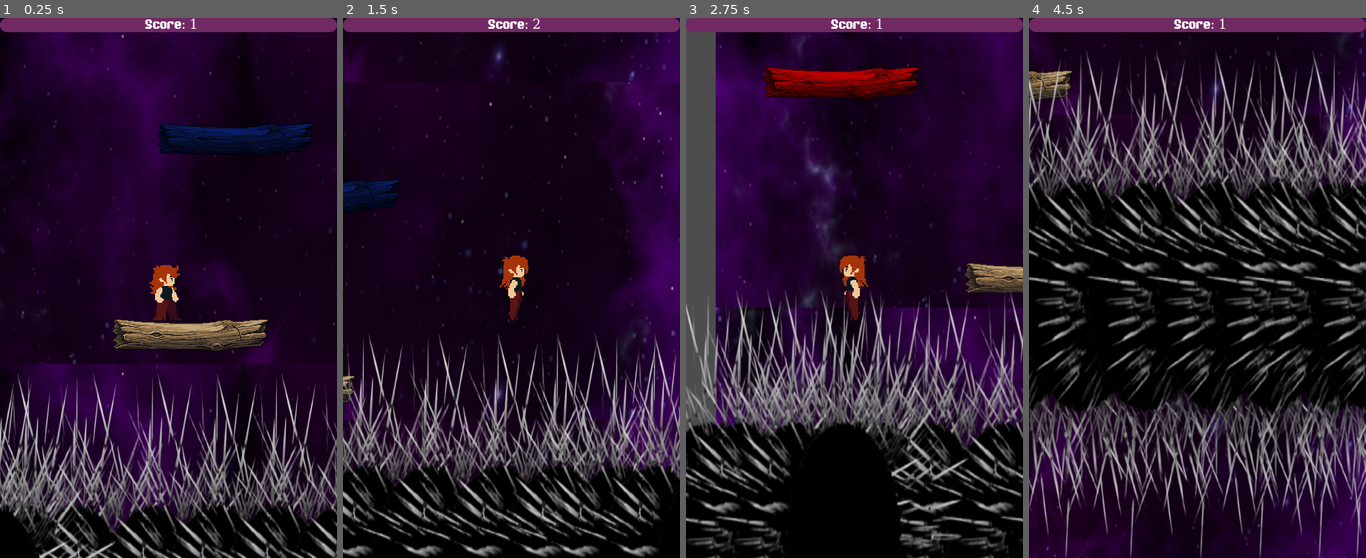
Above: before the commit, frames 1-4 (left to right).
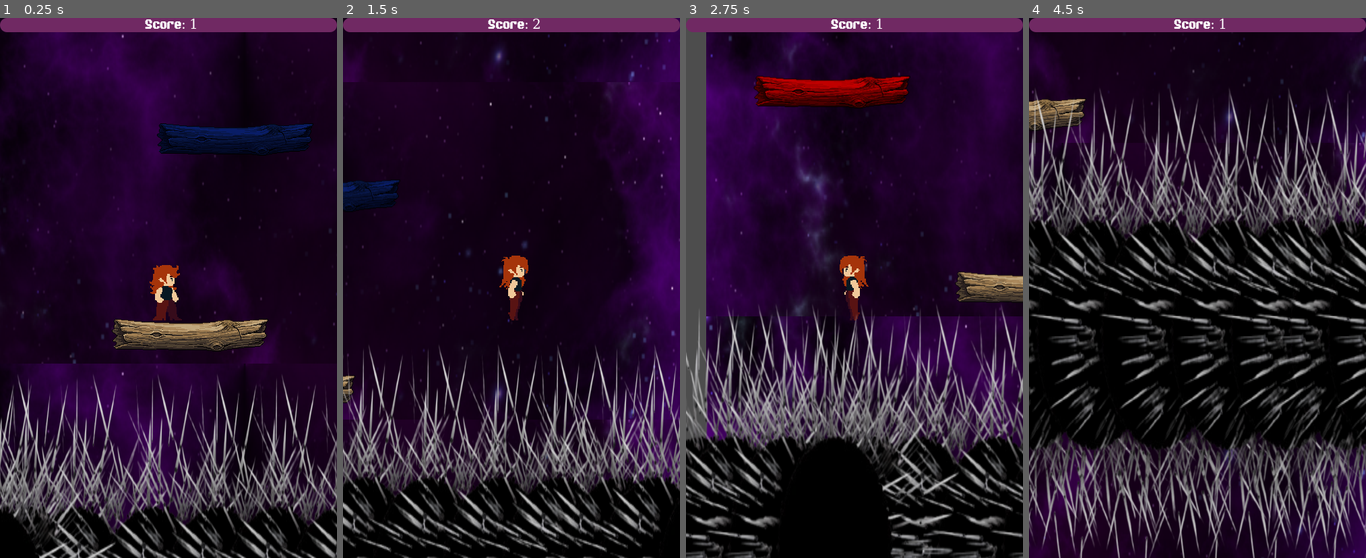
Above: after the commit, the same moments.

Repository: niranjansthaa11-code/jumping-game
Game: Godot game, scene res://Scences/game_manager.tscn
Two runs of this game, one before a commit and one after it. Both use one fixed random seed, a clock stepped at 60 frames per second and the inputs below.
Inputs:
- Up to frame 1 (0.25 s): no input
- Up to frame 2 (1.5 s): tap Enter at 0.5 s; hold Right (Right) from 0.53 s (still down); tap Alt at 0.6 s; tap Space (jump) at 0.77 s; tap Shift at 1.35 s
- Up to frame 3 (2.75 s): tap Space (jump) at 1.52 s; release Right (Right) at 2.03 s; hold Left (Left) from 2.03 s (still down); tap Alt at 2.1 s
- Up to frame 4 (4.5 s): release Left (Left) at 2.78 s; hold Right (Right) 2.78-4.28 s; tap Shift at 2.85, 4.35 s; tap Space (jump) at 3.02, 3.77 s; tap Alt at 3.6 s; hold Left (Left) from 4.28 s (still down)

The runs differ from the first frame. In frame 1, 5.3% of the frame differs, in the area x 0-100%, y 66-100%; in frame 2, 19%; in frame 3, 31%; in frame 4, 50%, in the area x 0-100%, y 0-100%.

Commit message:
added some music

Diff:
--- a/Scences/black_hole.tscn
+++ b/Scences/black_hole.tscn
@@ -1,6 +1,7 @@
-[gd_scene load_steps=3 format=3 uid="uid://bw08ihafslfft"]
+[gd_scene load_steps=4 format=3 uid="uid://bw08ihafslfft"]
 
 [ext_resource type="Texture2D" uid="uid://bos06wm1ahc4h" path="res://Assets/Background/2557-removebg-preview.png" id="1_sdvpc"]
+[ext_resource type="AudioStream" uid="uid://dodxrnpcbnp2b" path="res://Assets/Music/dead.mp3" id="2_muwr7"]
 
 [sub_resource type="CircleShape2D" id="CircleShape2D_muwr7"]
 radius = 112.0
@@ -12,3 +13,6 @@
 
 [node name="Sprite2D" type="Sprite2D" parent="."]
 texture = ExtResource("1_sdvpc")
+
+[node name="AudioStreamPlayer" type="AudioStreamPlayer" parent="."]
+stream = ExtResource("2_muwr7")
--- a/Scences/game_manager.tscn
+++ b/Scences/game_manager.tscn
@@ -1,9 +1,10 @@
-[gd_scene load_steps=13 format=3 uid="uid://bfclw846vf0mv"]
+[gd_scene load_steps=14 format=3 uid="uid://bfclw846vf0mv"]
 
 [ext_resource type="PackedScene" uid="uid://dyg5a1qw6lbvt" path="res://Scences/player.tscn" id="1_7h65x"]
 [ext_resource type="Script" uid="uid://dggpj5u5q12sl" path="res://scripts/game_manager.gd" id="1_erdem"]
 [ext_resource type="PackedScene" uid="uid://dgxec3y7ksfli" path="res://Scences/floor.tscn" id="3_cvrwf"]
 [ext_resource type="Texture2D" uid="uid://bbv5lgtqe6aon" path="res://Assets/Background/Purple_Nebula_03-512x512.png" id="4_erdem"]
+[ext_resource type="AudioStream" uid="uid://dodxrnpcbnp2b" path="res://Assets/Music/dead.mp3" id="5_ku2p1"]
 [ext_resource type="PackedScene" uid="uid://bw08ihafslfft" path="res://Scences/black_hole.tscn" id="5_oait6"]
 [ext_resource type="Script" uid="uid://deilpkf15n3gj" path="res://scripts/blackhole.gd" id="5_y7cpi"]
 [ext_resource type="Texture2D" uid="uid://bos06wm1ahc4h" path="res://Assets/Background/2557-removebg-preview.png" id="7_4eofb"]
@@ -45,10 +46,9 @@
 position = Vector2(112, 560)
 
 [node name="Blackhole" type="Node2D" parent="." groups=["player"]]
+z_index = 5
 position = Vector2(-304, 1024)
 script = ExtResource("5_y7cpi")
-speed = 105
-acceleration = 10
 
 [node name="Main_one" parent="Blackhole" groups=["player"] instance=ExtResource("5_oait6")]
 position = Vector2(200, 8)
@@ -136,6 +136,9 @@
 scale = Vector2(1, 2)
 texture = ExtResource("7_4eofb")
 
+[node name="AudioStreamPlayer2" type="AudioStreamPlayer" parent="Blackhole/Main_one"]
+stream = ExtResource("5_ku2p1")
+
 [node name="Spwanner" type="Marker2D" parent="."]
 position = Vector2(80, 144)
 script = ExtResource("8_144yx")
--- a/scripts/blackhole.gd
+++ b/scripts/blackhole.gd
@@ -1,19 +1,42 @@
 extends Node2D
 
-@export var speed =100
-@export var acceleration = 5
-@export var max_speed = 400
+# Export variables so you can edit them in the Inspector
+@export var speed = 100.0
+@export var acceleration = 2.0
+@export var max_speed = 300
+
+@onready var player = get_node("../CharacterBody2D")
+@onready var dead_music =$Main_one/AudioStreamPlayer2
 
 func _process(delta: float) -> void:
+	if not player: return
 
-	if speed < max_speed:
-		speed += acceleration * delta
-		position.y -= speed * delta
+	# 1. Calculate how far the player is
+	var distance = position.y - player.global_position.y
+
+	# 2. TARGET SPEED: If the player is far, go fast. If close, go slow.
+	# This "Target" will be our max speed limit.
+	var target_speed = 350.0
+
+	if distance > 900:
+		# Catch up quickly if the player is pro
+		speed = move_toward(speed, 500.0, acceleration * 5 * delta)
+	elif distance < 400:
+		# Slow down to a "crawl" if the player is about to die
+		speed = move_toward(speed, 150.0, acceleration * 10 * delta)
+	else:
+		# Normal cruising speed
+		speed = move_toward(speed, target_speed, acceleration * delta)
+
+	# 3. Apply the movement
+	position.y -= speed * delta
+
+
 
 func _on_main_one_body_entered(body: Node2D) -> void:
-	if body.is_in_group("player"):
-		print("player is in void")
+	dead_music.play()
+	if body.is_in_group("player") or body.name == "CharacterBody2D":
+		print("Player consumed by the void!")
 		await get_tree().create_timer(0.5).timeout
 		get_tree().reload_current_scene()
-func _ready() -> void:
-	pass
+	pass # Replace with function body.
Not shown, added: Assets/Music/dead.mp3.import
Not shown, added: Assets/Music/dead.mp3
